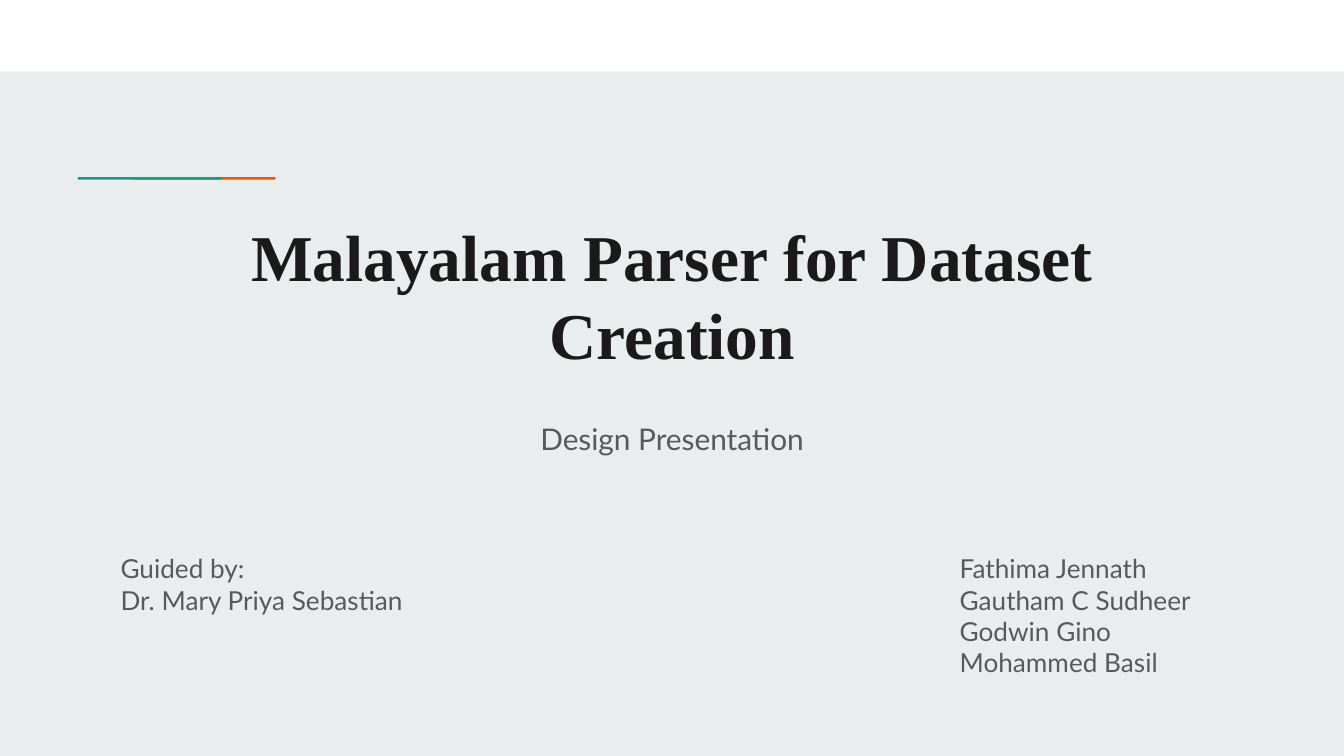
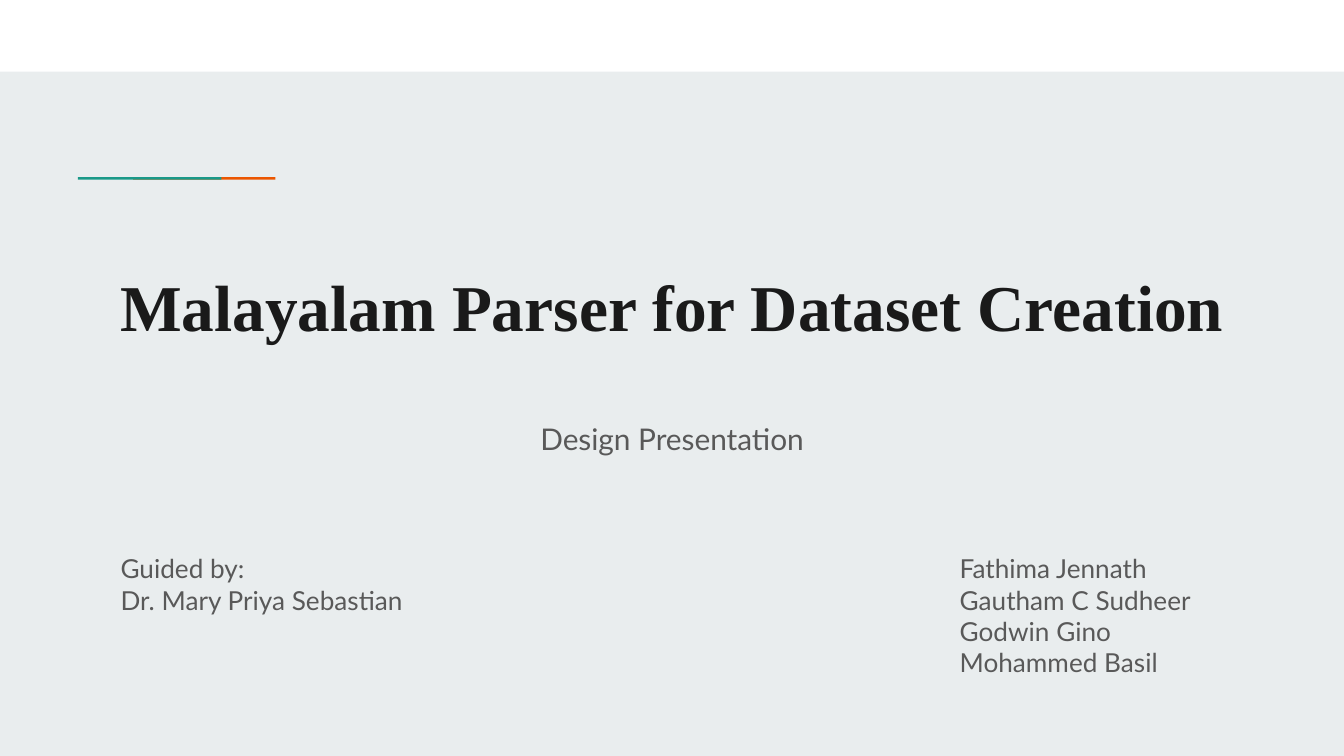
Before and after one commit to gauthamcsudheer/Malayalam-Parser, a slide deck: slide 1 of Presentations/DesignPresentation.pptx. Drawn at 1344x756 pixels with LibreOffice and Linux fonts; fonts in the diff are those of the drawing. Boxes give left, top, right and bottom in pixels: in the first picture for what was removed or moved away, otherwise in the second. Text is boxed around its words. In the diff, an @@ line names an element or a change of style, - is before the commit and + after.

```diff
--- a/Presentations/DesignPresentation.pptx
+++ b/Presentations/DesignPresentation.pptx
@@ title "Malayalam Parser for Dataset Creation" rewrapped from [251, 235, 1092, 360] to [120, 285, 1224, 343] @@
```
Also in this commit, not shown: 7 slides added, 10 other files.
